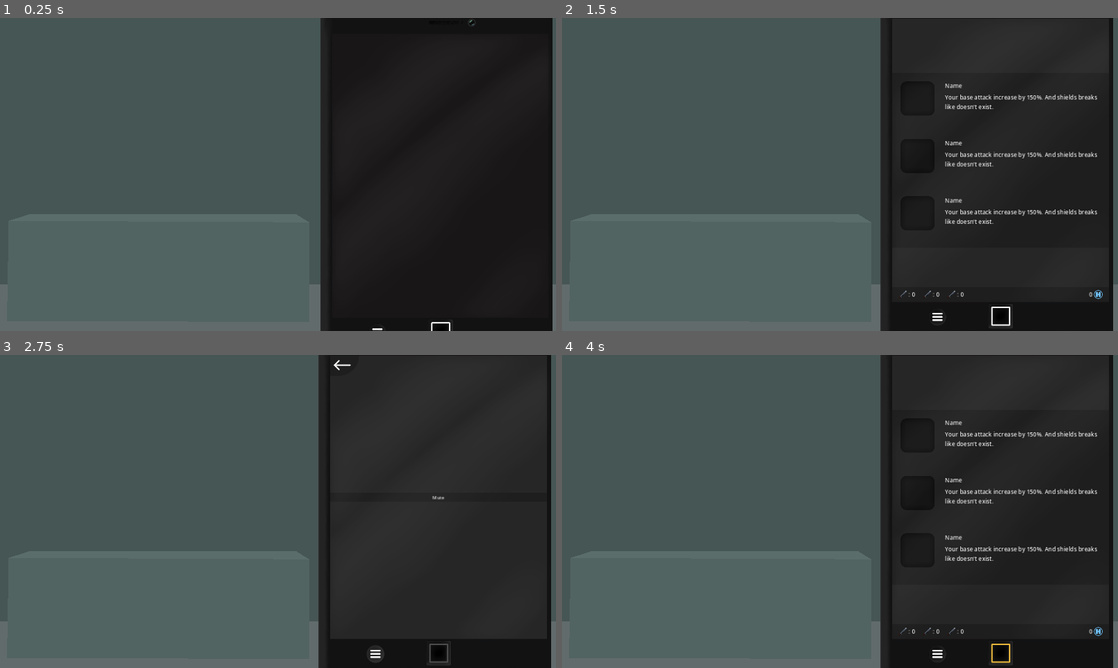
Above: before the commit, frames 1-4 (two rows, left to right).
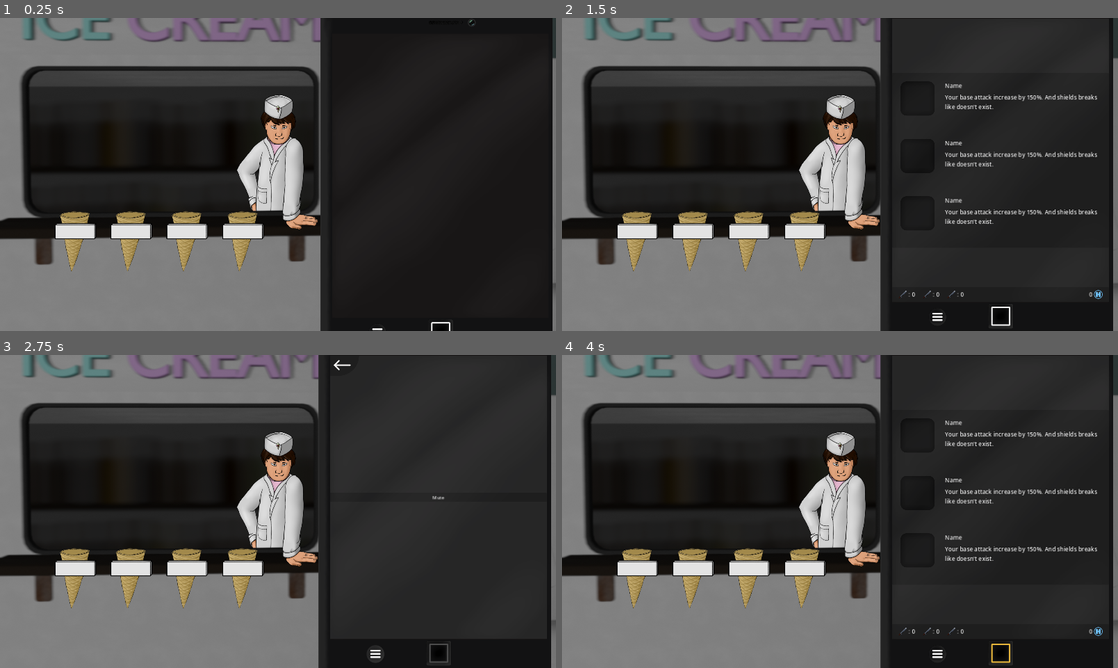
Above: after the commit, the same moments.

Repository: WcOnR/your-mom-is-the-dungeon-lord
Game: Godot game, scene res://game_objects/rooms/shop_room/shop_room.tscn
Same seed, same stepped clock (60 frames per second), same inputs: the game is played once before the commit and once after it. This scene is started directly instead of the project's main scene.
Inputs (mouse positions are in pixels of both pictures, inside the frame that each line leads up to):
- Up to frame 1 (0.25 s): no input
- Up to frame 2 (1.5 s): click (1001, 315) at 0.5 s; tap Enter at 1.25 s; move the mouse to (962, 158) at 1.27 s; press the mouse at (962, 158) at 1.28 s; hold W from 1.28 s (still down)
- Up to frame 3 (2.75 s): release W at 2 s; release the mouse at (400, 495) at 2 s; click (378, 655) at 2 s
- Up to frame 4 (4 s): click (906, 364) at 2.75 s; tap Space at 3.5 s; move the mouse to (728, 527) at 3.52 s; click (728, 527) at 3.6 s

The runs differ from the first frame. In frame 1, 55% of the frame differs, in the area x 0-100%, y 0-100%; in frame 2, 55%; in frame 3, 55%; in frame 4, 55%.
Error in both runs: Invalid access to property or key 'inventory_comp' on a base object of type 'Nil'. (res://game_objects/game_mode/shop_game_mode/shop_game_mode.gd:24)

Commit message:
Updated shop

Diff:
--- a/game_objects/components/inventory_comp.gd
+++ b/game_objects/components/inventory_comp.gd
@@ -70,7 +70,8 @@
 
 func can_buy(pack : ItemPack) -> bool:
 	var currency_pack := get_currency_pack()
-	var enough_currency := pack.get_price() <= currency_pack.count
+	var player := get_parent() as Player
+	var enough_currency := pack.get_price(player.shop_level) <= currency_pack.count
 	var type := pack.item_preset.type
 	var is_equipment := type == ItemPreset.Type.EQUIP or type ==ItemPreset.Type.SUPER_EQUIP
 	var can_be_pickup := not is_equipment or is_fit_in_slots(pack.item_preset)
--- a/game_objects/game_mode/battle_game_mode/reward_calculator.gd
+++ b/game_objects/game_mode/battle_game_mode/reward_calculator.gd
@@ -49,7 +49,7 @@
 		var equip := _get_equip(inventory, [])
 		if equip:
 			items.append(equip)
-	var consum := _get_consumabl(settings.max_items_in_shop - items.size())
+	var consum := _get_consumabl(settings.max_items_in_shop - items.size(), true)
 	result.append_array(consum)
 	for i in items:
 		var pack := ItemPack.new(i)
@@ -59,7 +59,7 @@
 	return result
 
 
-func _get_consumabl(count : int) -> Array[ItemPack]:
+func _get_consumabl(count : int, one_only : bool = false) -> Array[ItemPack]:
 	var result : Array[ItemPack] = []
 	var settings := SettingsManager.get_settings()
 	var weights := settings.consumabl_prob_weight.duplicate()
@@ -70,9 +70,10 @@
 				weights[i] = max(weights[i] - 1, 0)
 		var pack := ItemPack.new(preset)
 		pack.count = 1
-		for i in settings.max_consumabl_reward:
-			if settings.extra_consumabl_prob >= randf():
-				pack.count += 1
+		if not one_only:
+			for i in settings.max_consumabl_reward:
+				if settings.extra_consumabl_prob >= randf():
+					pack.count += 1
 		result.append(pack)
 	return result
 
--- a/game_objects/game_mode/shop_game_mode/shop_game_mode.gd
+++ b/game_objects/game_mode/shop_game_mode/shop_game_mode.gd
@@ -30,6 +30,7 @@
 
 
 func finish_room() -> void:
+	_player.shop_level += 1
 	SceneLoaderSystem.unload_room()
 
 
@@ -57,7 +58,7 @@
 
 
 func _on_buy() -> void:
-	_player.inventory_comp.spend_money(_selected_item.pack.get_price())
+	_player.inventory_comp.spend_money(_selected_item.pack.get_price(_player.shop_level))
 	_selected_item.is_sold_out = true
 	_player.inventory_comp.add_pack(_selected_item.pack)
 	_select_first_available_or_equip()
--- a/game_objects/items/item_pack.gd
+++ b/game_objects/items/item_pack.gd
@@ -7,10 +7,5 @@
 	item_preset = preset
 
 
-func get_price() -> int:
-	var percent : float = 0
-	var shift : float = 1
-	for i in count:
-		percent += shift
-		shift *= 0.9
-	return floori(item_preset.price * percent)
+func get_price(level : int) -> int:
+	return floori(item_preset.price * pow(2.0, level - 1.0))
--- a/game_objects/player/player.gd
+++ b/game_objects/player/player.gd
@@ -8,6 +8,7 @@
 @onready var equipment_manager_comp : EquipmentManagerComp = $EquipmentManagerComp
 
 var memory : Dictionary = {}
+var shop_level : int = 1
 var _enemy : Enemy = null
 
 
--- a/game_objects/rooms/shop_room/shop_room.tscn
+++ b/game_objects/rooms/shop_room/shop_room.tscn
@@ -1,46 +1,60 @@
-[gd_scene load_steps=4 format=3 uid="uid://dptbqlx6ek6gr"]
+[gd_scene load_steps=7 format=3 uid="uid://dptbqlx6ek6gr"]
 
 [ext_resource type="PackedScene" uid="uid://c0lpdbq68fc8d" path="res://ui/shop/shop_hub.tscn" id="1_ke8qq"]
+[ext_resource type="Texture2D" uid="uid://bliweh35ofvgn" path="res://game_objects/rooms/shop_room/IceCream.png" id="2_1ua33"]
 [ext_resource type="PackedScene" uid="uid://bhqwtgb8jop5b" path="res://game_objects/game_mode/shop_game_mode/shop_game_mode.tscn" id="2_w5tlw"]
 [ext_resource type="PackedScene" uid="uid://h8i61u7scjja" path="res://ui/phone/phone.tscn" id="3_wy7us"]
+[ext_resource type="Texture2D" uid="uid://p2t2vxpsrhb1" path="res://game_objects/rooms/shop_room/LabelBg.png" id="3_yj573"]
+[ext_resource type="Texture2D" uid="uid://lw6h7jxheemm" path="res://game_objects/rooms/shop_room/ShopBg.png" id="6_7pity"]
 
 [node name="BonusRoom" type="Node2D"]
 
-[node name="Polygon2D" type="Polygon2D" parent="."]
-z_index = -10
-color = Color(0.27451, 0.337255, 0.329412, 1)
-polygon = PackedVector2Array(-14, -39, 1957, -38, 1943, 1101, -30, 1091)
+[node name="IceCream" type="Sprite2D" parent="."]
+position = Vector2(838, 770)
+texture = ExtResource("2_1ua33")
 
-[node name="Polygon2D2" type="Polygon2D" parent="."]
-z_index = -10
-color = Color(0.384314, 0.423529, 0.419608, 1)
-polygon = PackedVector2Array(-28, 1121, -26, 920, 1933, 919, 1961, 1126)
+[node name="LabelBg" type="Sprite2D" parent="IceCream"]
+position = Vector2(2, -38)
+texture = ExtResource("3_yj573")
 
-[node name="Polygon2D3" type="Polygon2D" parent="."]
-z_index = -10
-color = Color(0.183991, 0.231023, 0.225166, 1)
-polygon = PackedVector2Array(1540, 1023, 1602, 1009, 1606, 905, 1675, 904, 1669, 998, 1733, 1023, 1762, 1001, 1707, 970, 1710, 901, 1765, 895, 1764.5, 763.288, 1794, 710, 1764, 632, 1739, 584, 1698, 566, 1737, 548, 1751, 496, 1715, 437, 1645, 419, 1573, 442, 1547, 485, 1554.72, 514.603, 1502, 536, 1496, 568, 1528, 544, 1558, 535, 1565, 554, 1582, 566, 1534, 589, 1512, 641, 1495, 721, 1513.91, 759.333, 1516, 889, 1564, 896, 1563, 972, 1511, 990)
+[node name="IceCream2" type="Sprite2D" parent="."]
+position = Vector2(645, 770)
+texture = ExtResource("2_1ua33")
 
-[node name="Table" type="Node2D" parent="."]
-position = Vector2(523, 1041)
+[node name="LabelBg" type="Sprite2D" parent="IceCream2"]
+position = Vector2(2, -38)
+texture = ExtResource("3_yj573")
 
-[node name="Polygon2D3" type="Polygon2D" parent="Table"]
-position = Vector2(-523, -1041)
-color = Color(0.324896, 0.395233, 0.386414, 1)
-polygon = PackedVector2Array(24, 1047, 1069, 1048, 1069, 704, 30, 700)
+[node name="IceCream3" type="Sprite2D" parent="."]
+position = Vector2(452, 770)
+texture = ExtResource("2_1ua33")
 
-[node name="Polygon2D4" type="Polygon2D" parent="Table"]
-position = Vector2(-523, -1041)
-color = Color(0.355423, 0.430563, 0.422192, 1)
-polygon = PackedVector2Array(30, 700, 102, 677, 1024, 678, 1068, 705)
+[node name="LabelBg" type="Sprite2D" parent="IceCream3"]
+position = Vector2(2, -38)
+texture = ExtResource("3_yj573")
+
+[node name="IceCream4" type="Sprite2D" parent="."]
+position = Vector2(259, 770)
+texture = ExtResource("2_1ua33")
+
+[node name="LabelBg" type="Sprite2D" parent="IceCream4"]
+position = Vector2(2, -38)
+texture = ExtResource("3_yj573")
 
 [node name="CanvasLayer" type="CanvasLayer" parent="."]
 
 [node name="Hub" parent="CanvasLayer" instance=ExtResource("1_ke8qq")]
+mouse_filter = 2
 game_mode = NodePath("../../GameMode")
+labels = Array[NodePath]([NodePath("../../IceCream4"), NodePath("../../IceCream3"), NodePath("../../IceCream2"), NodePath("../../IceCream")])
 
 [node name="GameMode" parent="." groups=["GameMode"] instance=ExtResource("2_w5tlw")]
 
 [node name="Phone" parent="." instance=ExtResource("3_wy7us")]
 position = Vector2(1515, 500)
 state = 1
+
+[node name="ShopBg" type="Sprite2D" parent="."]
+z_index = -10
+texture = ExtResource("6_7pity")
+centered = false
--- a/ui/shop/shop_hub.gd
+++ b/ui/shop/shop_hub.gd
@@ -1,13 +1,45 @@
 class_name ShopHub extends Control
 
 @export var game_mode : NodePath
-@export var shady : NodePath
+@export var labels : Array[NodePath]
 
 @onready var shelf_container := %ShopShelf
 
+const DEACTIVE_COLOR := Color.DIM_GRAY
+const NORMAL_COLOR := Color(0.85, 0.85, 0.85)
+const HI_COLOR := Color.WHITE
+
+
 var _game_mode : ShopGameMod = null
-
+var _inventory : InventoryComp = null
 
 func _ready() -> void:
 	_game_mode = get_node(game_mode) as ShopGameMod
-	shelf_container.set_shelf_view(_game_mode.get_shop_items())
+	var shop_items = _game_mode.get_shop_items()
+	for i in shop_items.size():
+		shop_items[i].selection_changed.connect(_on_selection_changed.bind(i))
+	shelf_container.set_shelf_view(shop_items)
+	var player = get_tree().get_first_node_in_group("Player") as Player
+	_inventory = player.inventory_comp
+	_inventory.items_changed.connect(_update_view)
+	_update_view()
+
+
+func _on_selection_changed(i : int) -> void:
+	_update_item(i)
+
+
+func _update_view() -> void:
+	var shop_items = _game_mode.get_shop_items()
+	for i in shop_items.size():
+		_update_item(i)
+
+
+func _update_item(i : int) -> void:
+	var shop_item := _game_mode.get_shop_items()[i]
+	var label := get_node(labels[i]) as Sprite2D
+	var is_avalible := not shop_item.is_sold_out and shop_item.can_buy(_inventory)
+	if shop_item.is_selected:
+		label.modulate = HI_COLOR
+	else:
+		label.modulate = NORMAL_COLOR if is_avalible else DEACTIVE_COLOR
--- a/ui/shop/shop_hub.tscn
+++ b/ui/shop/shop_hub.tscn
@@ -10,7 +10,7 @@
 anchor_bottom = 1.0
 grow_horizontal = 2
 grow_vertical = 2
-mouse_filter = 2
+mouse_filter = 1
 script = ExtResource("1_a47al")
 
 [node name="HBoxContainer" type="HBoxContainer" parent="."]
@@ -43,5 +43,5 @@
 layout_mode = 2
 
 [node name="TableOffset" type="MarginContainer" parent="HBoxContainer/LeftSide/VBoxContainer"]
-custom_minimum_size = Vector2(0, 300)
+custom_minimum_size = Vector2(0, 260)
 layout_mode = 2
--- a/ui/shop/shop_item.gd
+++ b/ui/shop/shop_item.gd
@@ -3,7 +3,6 @@
 @onready var item_pack_viewer := %ItemPackViewer
 @onready var price_lbl := %PriceLabel
 @onready var select_btn := $SelectButton
-@onready var selected_back := %SelectedBack
 
 var _inventory : InventoryComp = null
 var _shop_item : ShopItemData = null
@@ -17,19 +16,18 @@
 	_update_view()
 
 
-func set_shop_item(shop_item : ShopItemData) -> void:
+func set_shop_item(shop_item : ShopItemData, price : String) -> void:
 	_shop_item = shop_item
 	_shop_item.selection_changed.connect(_update_view)
 	%ItemPackViewer.set_pack(_shop_item.pack)
-	%PriceLabel.text = str(_shop_item.pack.get_price())
+	%PriceLabel.text = price
 
 
 func _update_view() -> void:
 	var can_buy := _shop_item.can_buy(_inventory)
 	%SoldOutPanel.visible = _shop_item.is_sold_out
 	select_btn.disabled = not can_buy
-	selected_back.visible = _shop_item.is_selected
-	%CoinPanel.visible = can_buy
+	%CoinPanel.visible = !_shop_item.is_sold_out
 	%ItemPackViewer.set_gray_out(not can_buy)
 
 
--- a/ui/shop/shop_item.tscn
+++ b/ui/shop/shop_item.tscn
@@ -1,39 +1,46 @@
-[gd_scene load_steps=5 format=3 uid="uid://viqc2id4a1nb"]
+[gd_scene load_steps=6 format=3 uid="uid://viqc2id4a1nb"]
 
 [ext_resource type="PackedScene" uid="uid://dhv5wq4lf1ren" path="res://ui/phone/item_loot_panel/item_pack_viewer.tscn" id="1_d7npy"]
 [ext_resource type="Script" path="res://ui/shop/shop_item.gd" id="1_di36y"]
-[ext_resource type="LabelSettings" uid="uid://bpr6t2q1y56ln" path="res://ui/themes/label_settings/info_label_settings.tres" id="2_xmhww"]
+[ext_resource type="Texture2D" uid="uid://dvtv7dqmlfxff" path="res://game_objects/rooms/shop_room/AlphaPatch.png" id="2_8x2fi"]
+[ext_resource type="LabelSettings" uid="uid://crgqaykk56kor" path="res://ui/themes/label_settings/shop_item_label.tres" id="4_mi8nc"]
 [ext_resource type="Texture2D" uid="uid://ghdoymobjlab" path="res://ui/widgets/hero_coin.png" id="4_pek12"]
 
 [node name="ShopItem" type="MarginContainer"]
 script = ExtResource("1_di36y")
 
-[node name="SelectedBack" type="Panel" parent="."]
-unique_name_in_owner = true
-visible = false
-layout_mode = 2
-
 [node name="VBoxContainer" type="VBoxContainer" parent="."]
 layout_mode = 2
 
-[node name="ItemPackViewer" parent="VBoxContainer" instance=ExtResource("1_d7npy")]
+[node name="TextureRect" type="TextureRect" parent="VBoxContainer"]
+clip_children = 1
+z_index = -1
+layout_mode = 2
+texture = ExtResource("2_8x2fi")
+
+[node name="ItemPackViewer" parent="VBoxContainer/TextureRect" instance=ExtResource("1_d7npy")]
 unique_name_in_owner = true
 layout_mode = 2
+offset_top = 4.0
+offset_right = 118.0
+offset_bottom = 122.0
 
 [node name="MarginContainer" type="MarginContainer" parent="VBoxContainer"]
-custom_minimum_size = Vector2(0, 30)
+custom_minimum_size = Vector2(0, 5)
 layout_mode = 2
 
 [node name="CoinPanel" type="HBoxContainer" parent="VBoxContainer"]
 unique_name_in_owner = true
+z_index = 3
 layout_mode = 2
+theme_override_constants/separation = 10
+alignment = 1
 
 [node name="PriceLabel" type="Label" parent="VBoxContainer/CoinPanel"]
 unique_name_in_owner = true
 layout_mode = 2
-size_flags_horizontal = 3
 text = "5000"
-label_settings = ExtResource("2_xmhww")
+label_settings = ExtResource("4_mi8nc")
 horizontal_alignment = 2
 
 [node name="TextureRect" type="TextureRect" parent="VBoxContainer/CoinPanel"]
@@ -46,19 +53,13 @@
 layout_mode = 2
 
 [node name="Offset" type="MarginContainer" parent="SoldOutPanel"]
-custom_minimum_size = Vector2(0, 35)
+custom_minimum_size = Vector2(0, 128)
 layout_mode = 2
 
-[node name="MarginContainer" type="MarginContainer" parent="SoldOutPanel"]
-layout_mode = 2
-
-[node name="Panel" type="Panel" parent="SoldOutPanel/MarginContainer"]
-layout_mode = 2
-
-[node name="SoldOutLabel" type="Label" parent="SoldOutPanel/MarginContainer"]
+[node name="SoldOutLabel" type="Label" parent="SoldOutPanel"]
 layout_mode = 2
 text = "SOLD OUT"
-label_settings = ExtResource("2_xmhww")
+label_settings = ExtResource("4_mi8nc")
 horizontal_alignment = 1
 
 [node name="SelectButton" type="Button" parent="."]
--- a/ui/shop/shop_shelf.gd
+++ b/ui/shop/shop_shelf.gd
@@ -6,7 +6,10 @@
 
 
 func set_shelf_view(items : Array[ShopItemData]) -> void:
+	var player := get_tree().get_first_node_in_group("Player") as Player
+	var level := player.shop_level
+
 	for item in items:
 		var viewer := viewer_scene.instantiate() as ShopItem
-		viewer.set_shop_item(item)
+		viewer.set_shop_item(item, str(item.pack.get_price(level)))
 		shelf_container.add_child(viewer)
--- a/ui/shop/shop_shelf.tscn
+++ b/ui/shop/shop_shelf.tscn
@@ -6,11 +6,6 @@
 custom_minimum_size = Vector2(0, 120)
 script = ExtResource("1_kjajw")
 
-[node name="Panel" type="Panel" parent="."]
-visible = false
-custom_minimum_size = Vector2(0, 120)
-layout_mode = 2
-
 [node name="ShelfContainer" type="HBoxContainer" parent="."]
 unique_name_in_owner = true
 custom_minimum_size = Vector2(0, 223)
--- /dev/null
+++ b/ui/themes/label_settings/shop_item_label.tres
@@ -0,0 +1,7 @@
+[gd_resource type="LabelSettings" format=3 uid="uid://crgqaykk56kor"]
+
+[resource]
+font_size = 22
+font_color = Color(0, 0, 0, 1)
+shadow_size = 2
+shadow_color = Color(0, 0, 0, 0.129412)
Binary file added: game_objects/rooms/shop_room/AlphaPatch.png
Not shown, added: game_objects/rooms/shop_room/AlphaPatch.png.import
Binary file added: game_objects/rooms/shop_room/IceCream.png
Not shown, added: game_objects/rooms/shop_room/IceCream.png.import
Binary file added: game_objects/rooms/shop_room/LabelBg.png
Not shown, added: game_objects/rooms/shop_room/LabelBg.png.import
Binary file added: game_objects/rooms/shop_room/ShopBg.png
Not shown, added: game_objects/rooms/shop_room/ShopBg.png.import
Not shown, added: game_objects/rooms/shop_room/AlphaPatch.png~
Not shown, added: game_objects/rooms/shop_room/IceCream.png~
Not shown, added: game_objects/rooms/shop_room/LabelBg.png~
Not shown, added: game_objects/rooms/shop_room/ShopBg.png~
